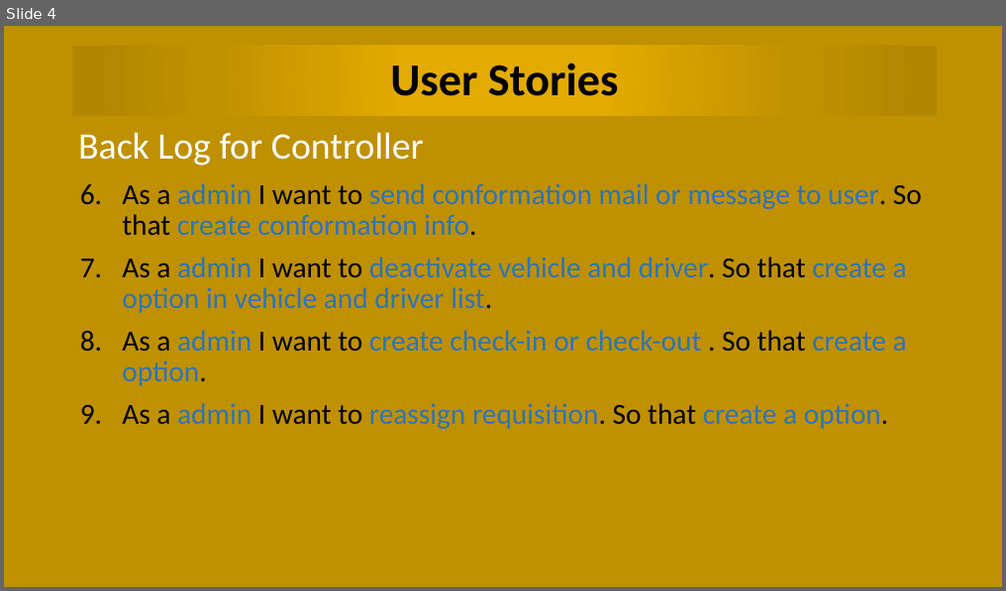
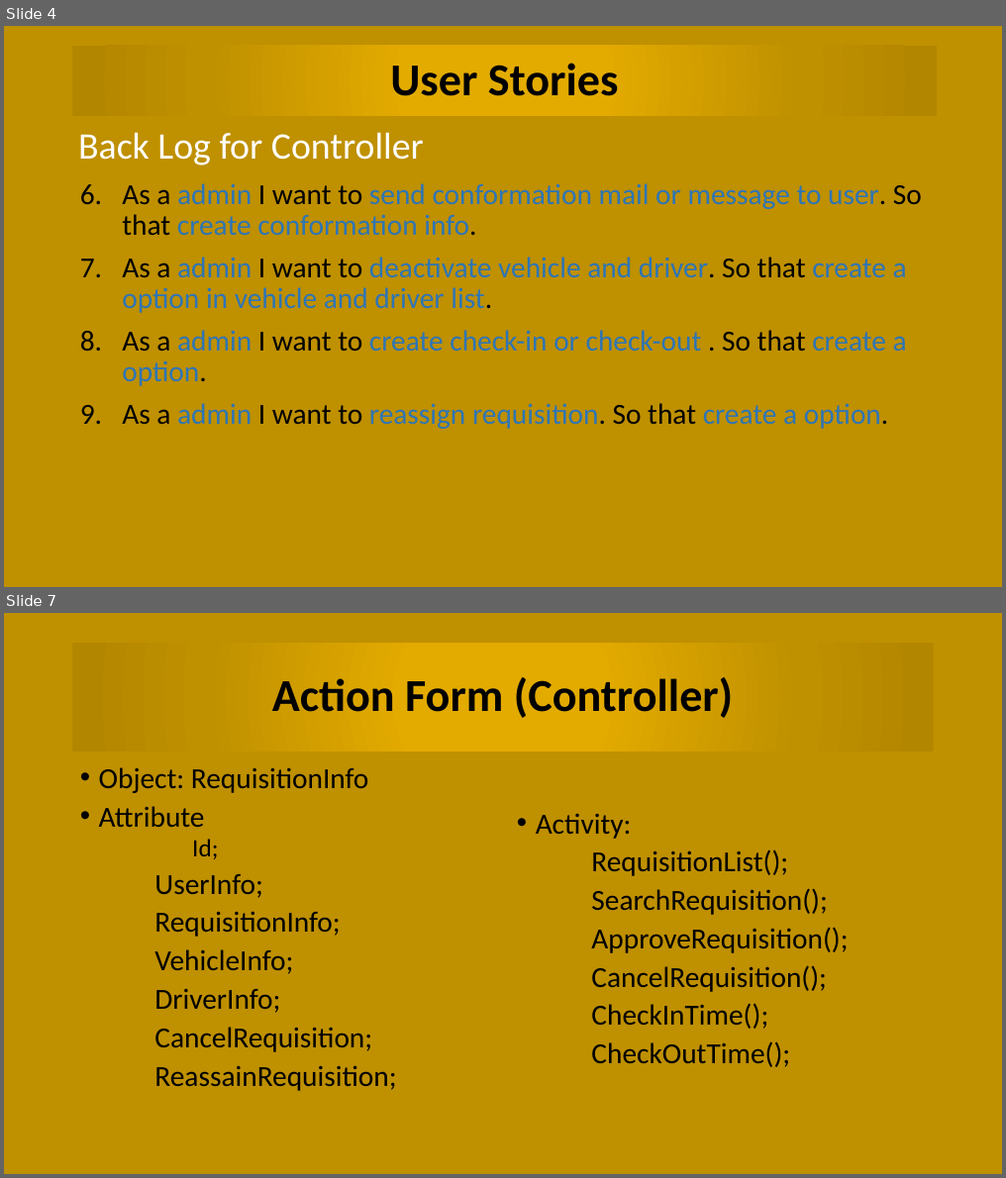
Before and after one commit to chittoranjan/BCCVehicleManagemant, a slide deck: Document/Vehicle Management Presentation.pptx. Shown one above the other, each under a label of ours: slide 4 before the commit, slides 4 and 7 after it; the slides between them are not shown. The pictures are 1006x591 and 1006x1178 pixels, drawn with LibreOffice and Linux fonts; fonts in the diff are those of the drawing. Boxes give left, top, right and bottom in pixels: in the first picture for what was removed or moved away, otherwise in the second. Text is boxed around its words. In the diff, an @@ line names an element or a change of style, - is before the commit and + after.

```diff
--- a/Document/Vehicle Management Presentation.pptx
+++ b/Document/Vehicle Management Presentation.pptx
@@ slide 7 added at [4,613,1002,1174], background #BF9000 @@
@@ title added at [73,643,934,752], fill gradient #E3AB00 to #BF9000 to #B28600, 44 pt, text #000000, bold @@
+Action Form (Controller)
@@ text added at [99,767,396,1091], 28 pt, text #000000 @@
+• Object: RequisitionInfo
+• Attribute
+  Id;
+UserInfo;
+RequisitionInfo;
+VehicleInfo;
+DriverInfo;
+CancelRequisition;
+ReassainRequisition;
@@ text added at [536,814,847,1067], 28 pt, text #000000 @@
+• Activity:
+RequisitionList();
+SearchRequisition();
+ApproveRequisition();
+CancelRequisition();
+CheckInTime();
+CheckOutTime();
```
Also in this commit, not shown: 5 other slides added.
